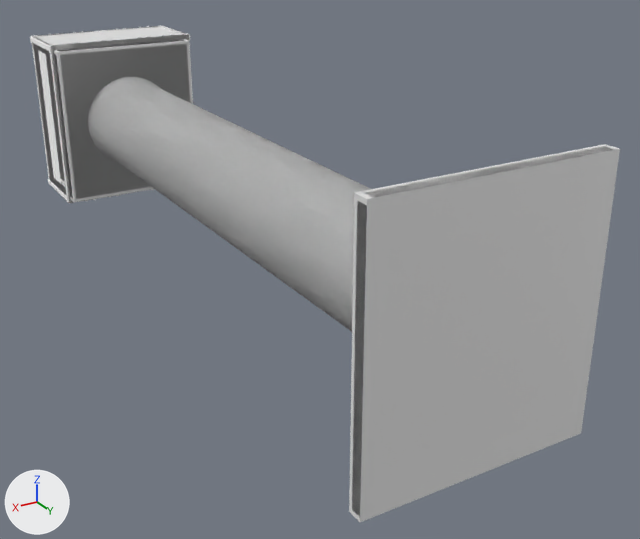
An edit to the glTF model assets/units/pd2_mod_hwu/props/hwu_container_elevator/hwu_container_elevator.gltf, drawn before and after from the same camera.
Before and after are seen from a 50 mm lens placed at (14.0, 33.0, 8.2), pointed at (1.1, 11.5, -2.5). Lighting does not change. The marker at lower left points along +X, +Y and +Z. Where no turn or scale is listed for an object, it has been applied to the vertices.

In view in the first picture: 'c_box_02', 'c_box_07', 'c_box_09', 'c_box_10', 'c_mesh_mopp_01', 'dm_metal', 'g_base', 'g_container', 'g_logo'.
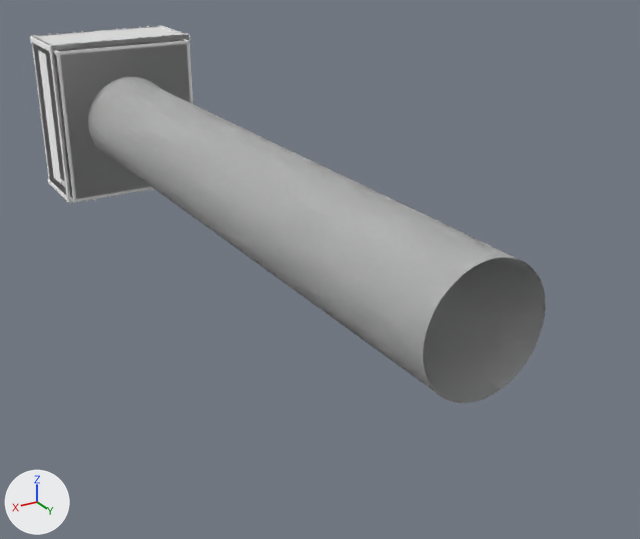
Boxes [x1, y1, x2, y2] around the edits, measured in the pictures (640 x 539 px):
'c_box_09', deleted: before [349, 144, 620, 522]
'g_base', deleted: before [352, 146, 616, 517]
'dm_metal', moved: [32, 26, 189, 203] in both
'g_container', moved: [30, 26, 193, 203] in both
'c_box_02', moved: before [33, 36, 71, 203]; after [33, 36, 73, 203]
'c_box_04', moved: [53, 34, 187, 203] in both

What the commit changed:
Object 'c_box_09' (ob_c_box_09) is deleted.
Object 'g_base' (ob_g_base) is deleted.
